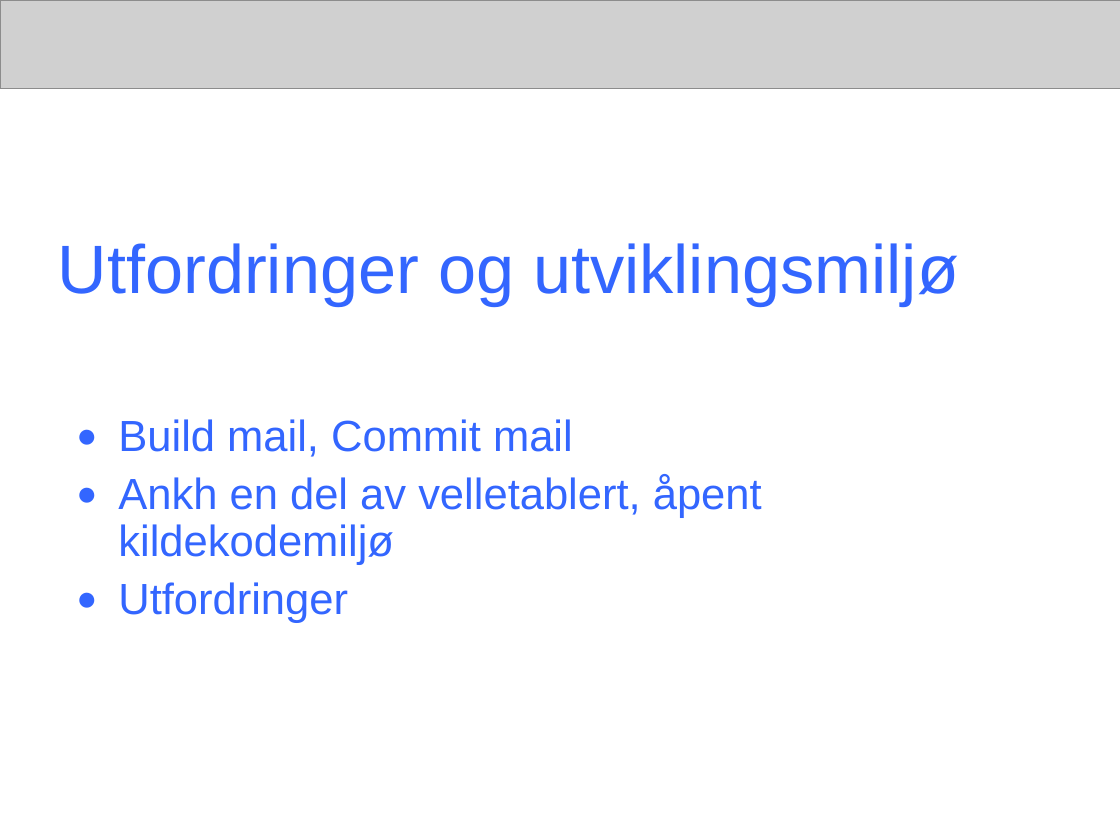
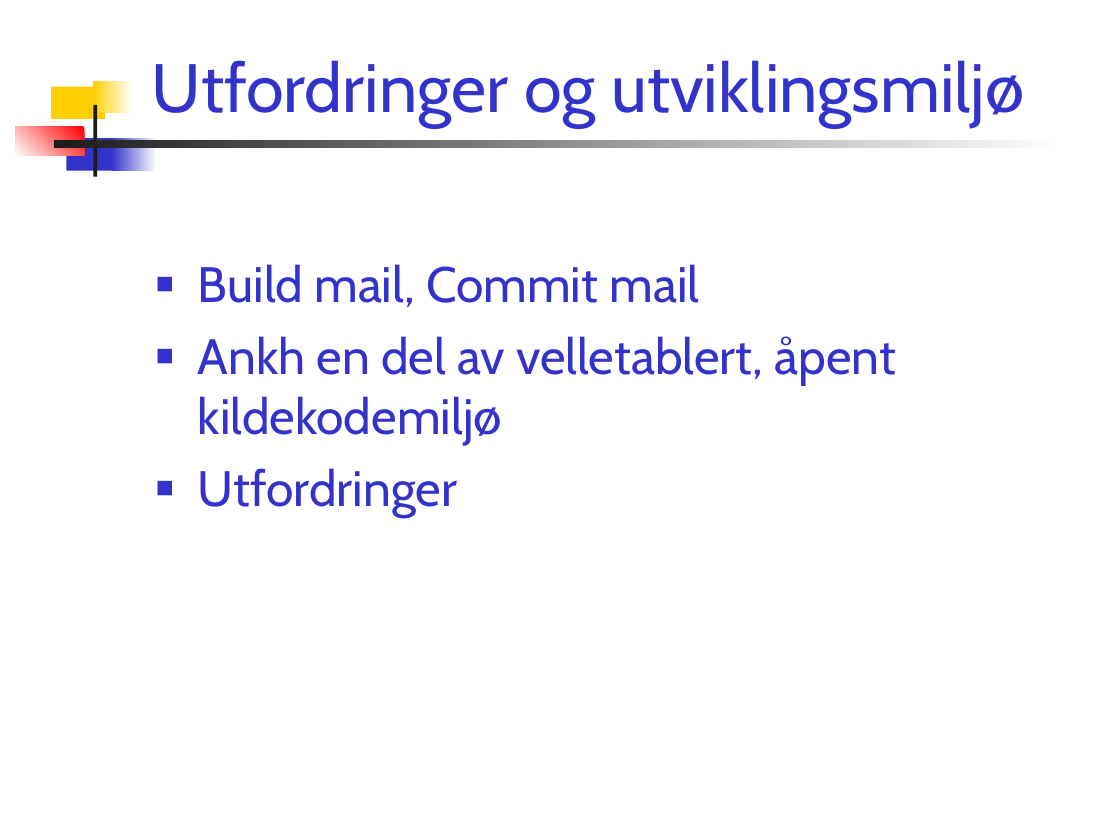
Before and after one commit to chucker/AnkhSVN, a slide deck: slide 17 of doc/powerpoint/Subversion_addin_for_VS.NET.ppt. Drawn at 1120x840 pixels with LibreOffice and Linux fonts; fonts in the diff are those of the drawing; grey boxes stand for pictures. Boxes give left, top, right and bottom in pixels: in the first picture for what was removed or moved away, otherwise in the second. Text is boxed around its words. In the diff, an @@ line names an element or a change of style, - is before the commit and + after.

Commit message:
* Changed the layout back to a template.   Change the template if you want to make changes such as font, colour, bg image. * Added image of the work schedule. * Removed the banner. * Changed some text, and fixed typos.

```diff
--- a/doc/powerpoint/Subversion_addin_for_VS.NET.ppt
+++ b/doc/powerpoint/Subversion_addin_for_VS.NET.ppt
@@ picture removed at (0,0,1120,88) @@
@@ title "Utfordringer og utviklingsmiljø": place and size @@
-title "Utfordringer og utviklingsmiljø" at (58,243,959,305)
+title "Utfordringer og utviklingsmiljø" at (152,60,1024,127)
@@ title "Utfordringer og utviklingsmiljø" at (152,60,1024,127): font Arial to Cabin, text colour #3366FF to #3333CC; vertical alignment middle to bottom @@
@@ rectangle added at (52,86,105,119), fill #FFCF01 @@
@@ rectangle added at (93,81,133,113), fill gradient #FFFFFF to #FFCF01 @@
@@ rectangle added at (93,105,96,177), fill #1C1C1C @@
@@ rectangle added at (16,127,84,156), fill gradient #FF0000 to #FFFFFF @@
@@ rectangle added at (54,140,1062,149), fill gradient #FFFFFF to #1C1C1C @@
@@ rectangle added at (66,138,118,170), fill #3333CC @@
@@ rectangle added at (112,138,157,170), fill gradient #FFFFFF to #3333CC @@
@@ text "Build mail, Commit mail": place and size @@
-text "Build mail, Commit mail" at (118,419,762,623)
+text "Build mail, Commit mail" at (198,264,895,517)
@@ text "Build mail, Commit mail" at (198,264,895,517): size 28 to 32 pt, font Arial to Cabin, text colour #3366FF to #3333CC; bullet ● to ■; line spacing 0.9 to 1; more space between paragraphs; bullet colour #3366FF to #3333CC @@
```
Also in this commit, not shown: 20 other slides changed, 1 slide added, 1 slide removed.
